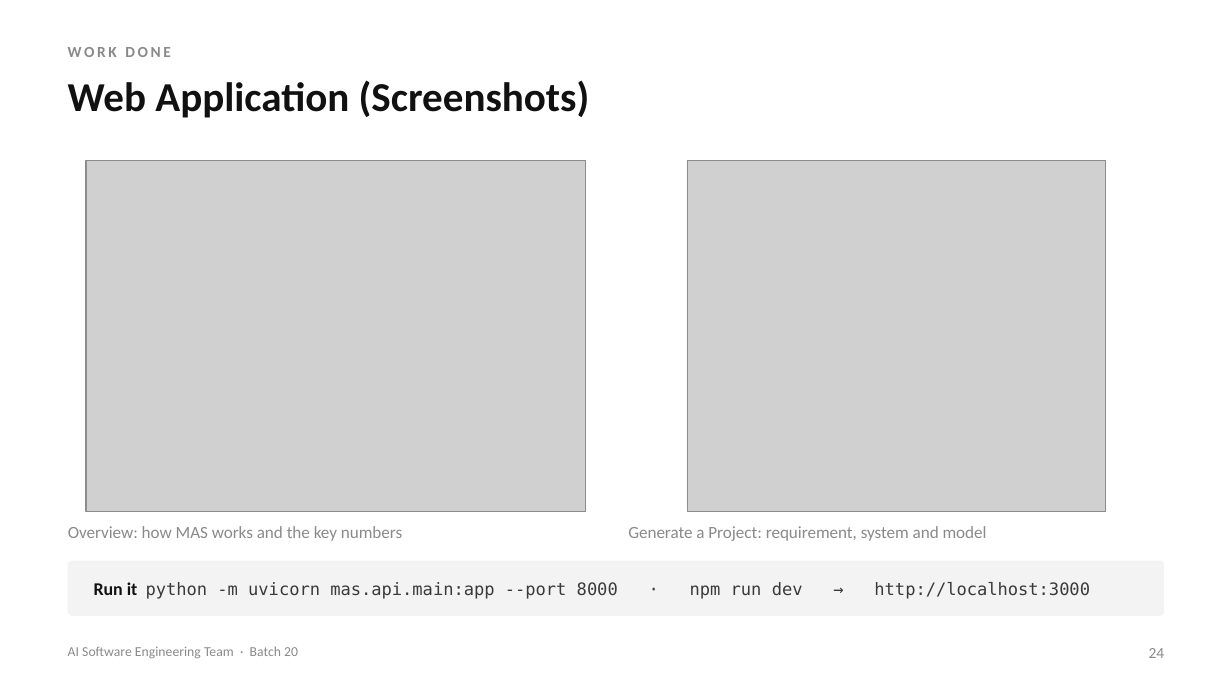
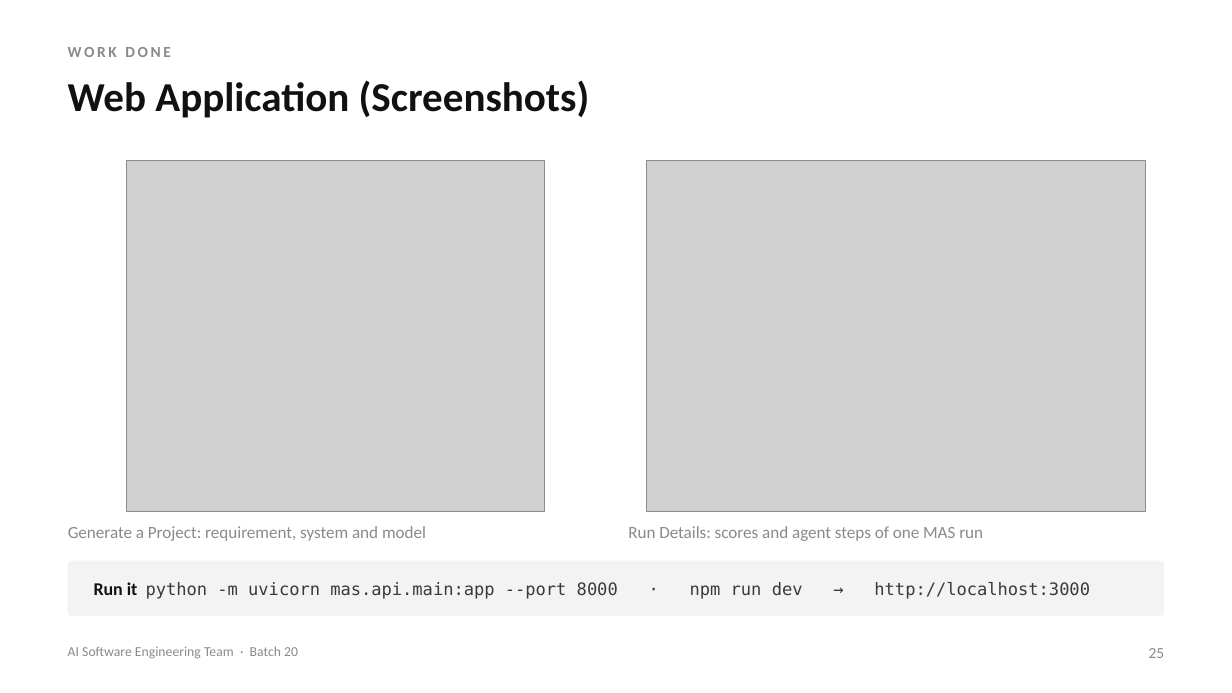
Before and after one commit to Varshith-092006/MAS, a slide deck: slide 25 of presentation/MAS_2nd_Review.pptx (slide 24 before the commit). Drawn at 1232x693 pixels with LibreOffice and Linux fonts; fonts in the diff are those of the drawing; grey boxes stand for pictures. Boxes give left, top, right and bottom in pixels: in the first picture for what was removed or moved away, otherwise in the second. Text is boxed around its words. In the diff, an @@ line names an element or a change of style, - is before the commit and + after.

```diff
--- a/presentation/MAS_2nd_Review.pptx
+++ b/presentation/MAS_2nd_Review.pptx
@@ picture: place and size @@
-picture at box(86, 160, 585, 511)
+picture at box(127, 160, 545, 511)
@@ picture: place and size @@
-picture at box(687, 160, 1105, 511)
+picture at box(647, 160, 1146, 511)
@@ text at box(68, 526, 426, 541): text changed @@
-Overview: how MAS works and the key numbers
+Generate a Project: requirement, system and model
@@ text at box(628, 526, 983, 541): text changed @@
-Generate a Project: requirement, system and model
+Run Details: scores and agent steps of one MAS run
@@ text at box(1149, 648, 1165, 658): text changed @@
-24
+25
```
Also in this commit, not shown: 15 other slides changed, 8 slides added, 8 slides removed, 7 other files.
